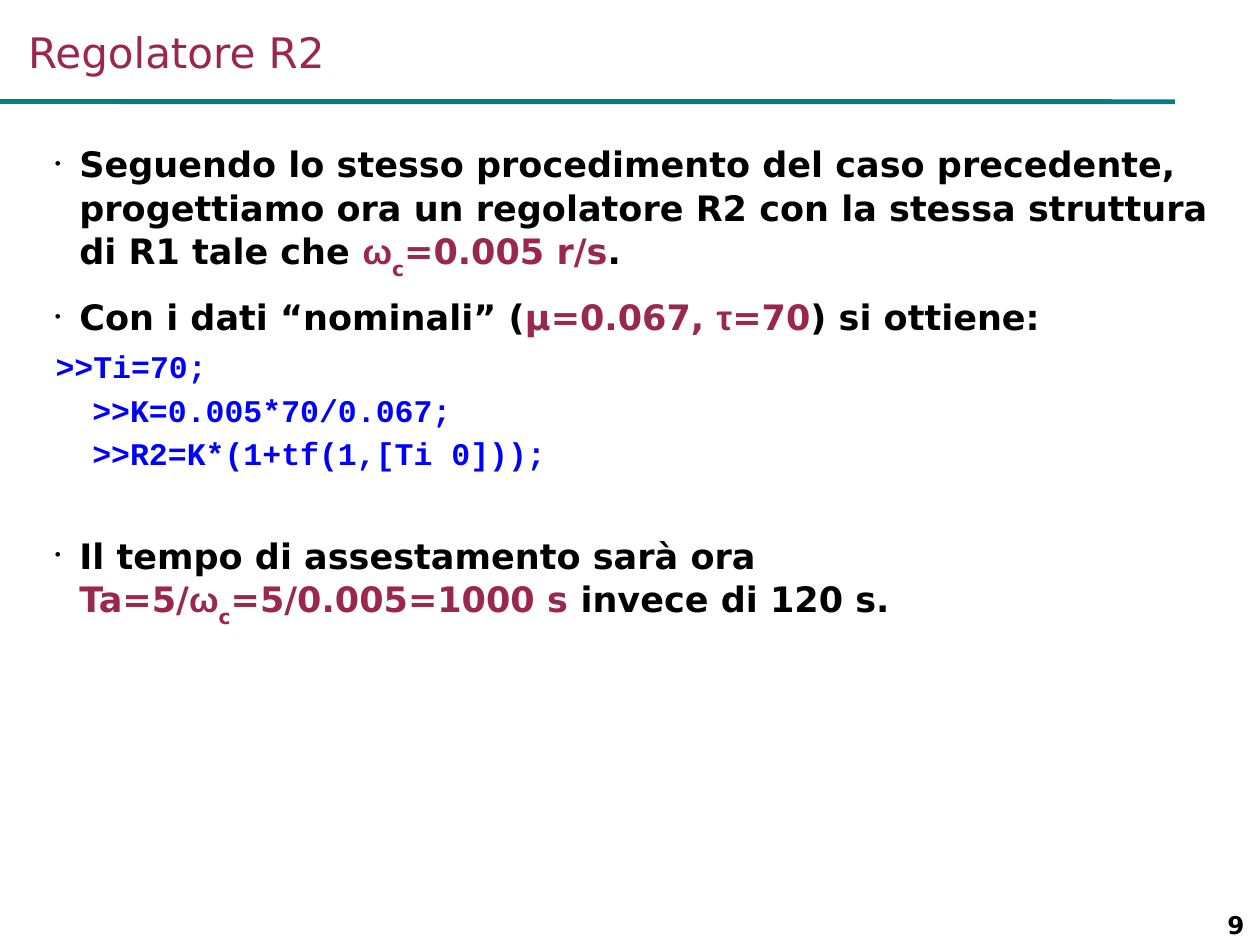
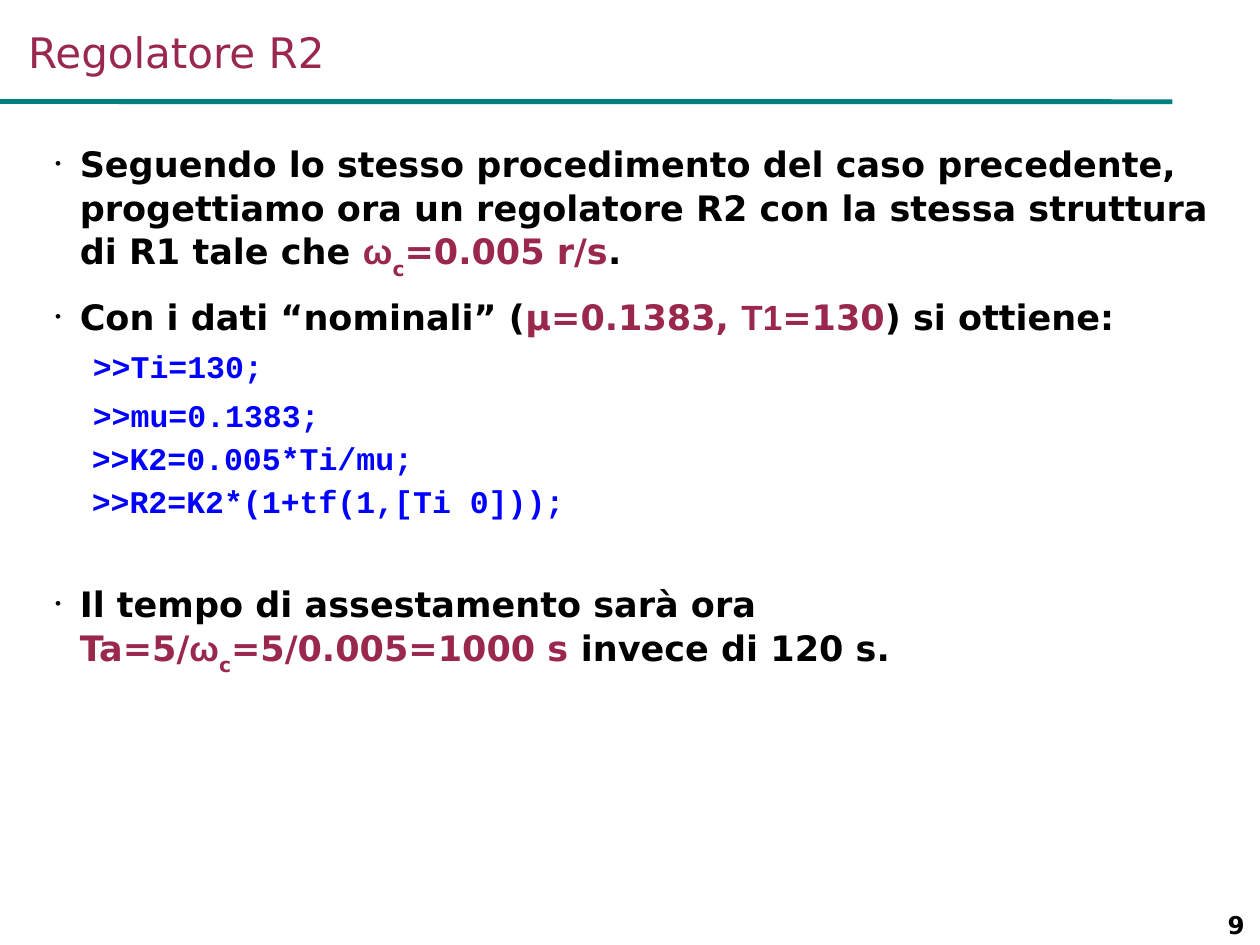
Before and after one commit to looms-polimi/FdA_Lab, a slide deck: slide 9 of FdA_courseware/FdA_Lab2.ppt. Drawn at 1260x945 pixels with LibreOffice and Linux fonts; fonts in the diff are those of the drawing; background and template pictures are left out. Boxes give left, top, right and bottom in pixels: in the first picture for what was removed or moved away, otherwise in the second. Text is boxed around its words. In the diff, an @@ line names an element or a change of style, - is before the commit and + after.

```diff
--- a/FdA_courseware/FdA_Lab2.ppt
+++ b/FdA_courseware/FdA_Lab2.ppt
@@ text at (80,150,1207,665): indent changed @@
@@ text at (80,303,1114,520): text changed @@
-• Con i dati “nominali” (μ=0.067, τ=70) si ottiene:
->>Ti=70;
-      >>K=0.005*70/0.067;
-      >>R2=K*(1+tf(1,[Ti 0]));
+• Con i dati “nominali” (μ=0.1383, Τ1=130) si ottiene:
+>>Ti=130;
+>>mu=0.1383;
+      >>K2=0.005*Ti/mu;
+      >>R2=K2*(1+tf(1,[Ti 0]));
```
Also in this commit, not shown: 15 other slides changed, 10 slides added, 1 slide removed, 1 other file.
